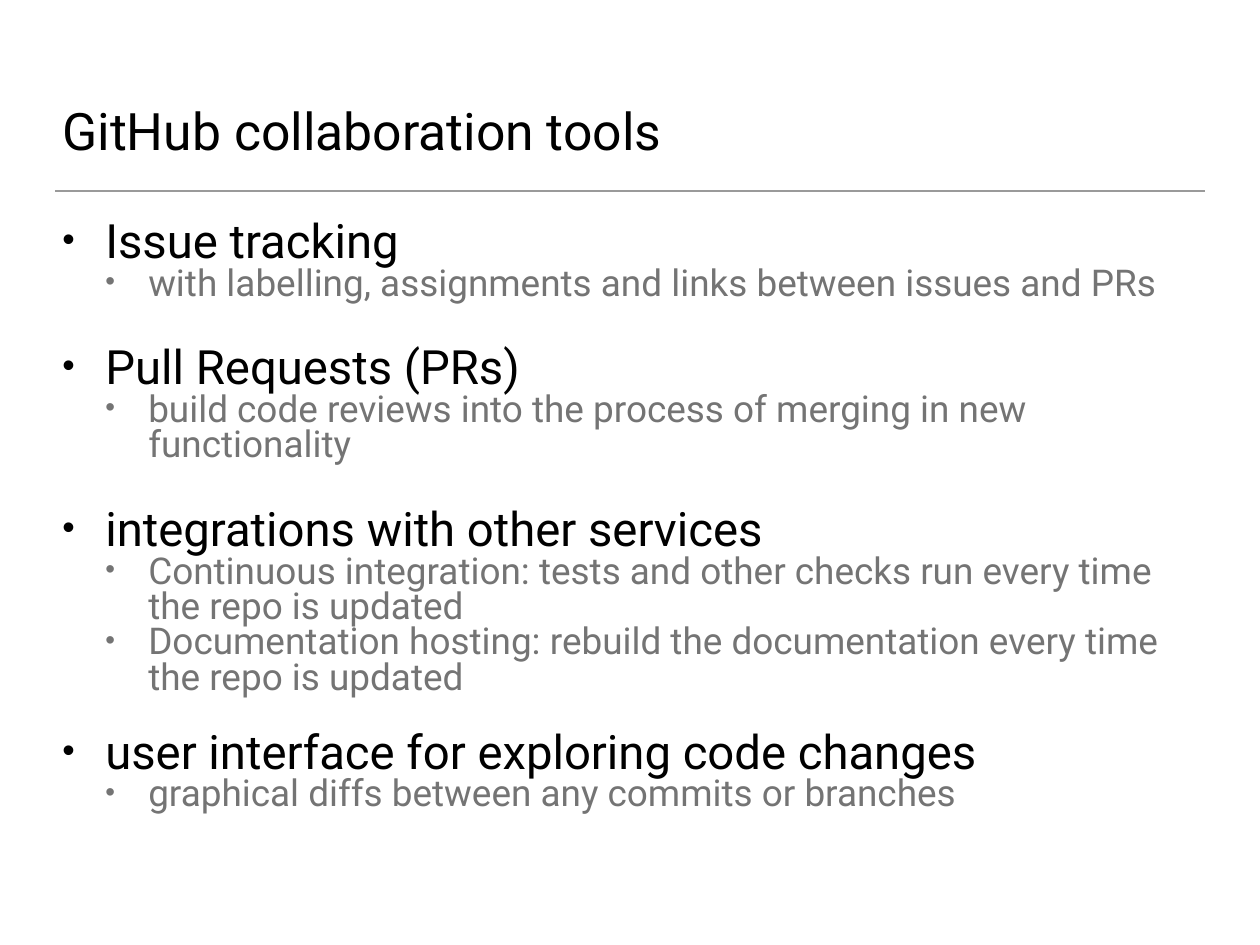
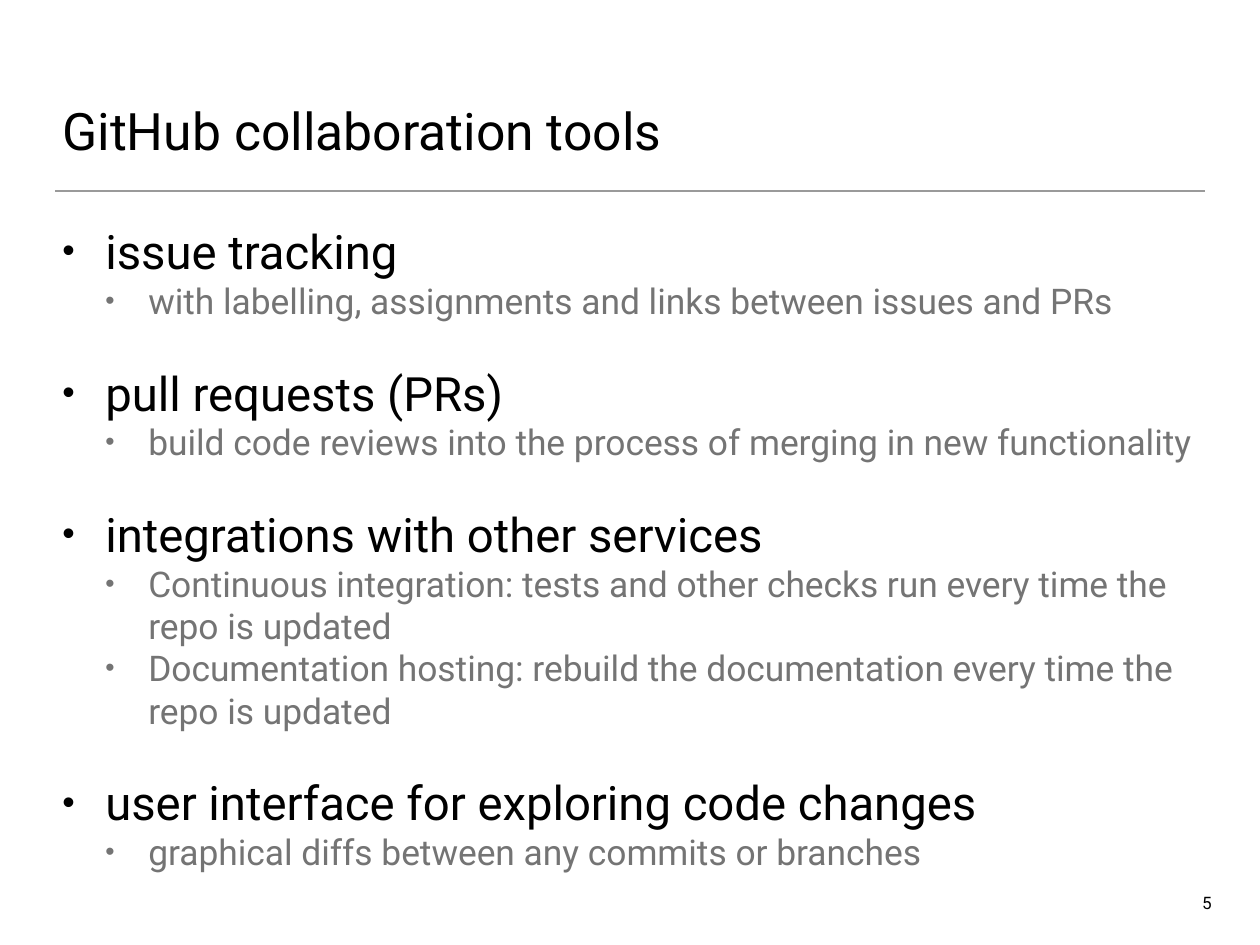
Before and after one commit to UWSEDS/lecture-materials, a slide deck: slide 5 of 04_jupyter_and_python_intro/04_git_intro.pptx (slide 6 before the commit). Drawn at 1260x945 pixels with LibreOffice and Linux fonts; fonts in the diff are those of the drawing. Boxes give left, top, right and bottom in pixels: in the first picture for what was removed or moved away, otherwise in the second. Text is boxed around its words. In the diff, an @@ line names an element or a change of style, - is before the commit and + after.

```diff
--- a/04_jupyter_and_python_intro/04_git_intro.pptx
+++ b/04_jupyter_and_python_intro/04_git_intro.pptx
@@ text at bbox=[105, 233, 397, 279]: text changed @@
-• Issue tracking
+• issue tracking
@@ text at bbox=[105, 373, 503, 422]: text changed @@
-• Pull Requests (PRs)
+• pull requests (PRs)
@@ text at bbox=[105, 428, 1191, 873]: size 21 to 20.1 pt in "with labelling, assignments and links between issues ...", "build code reviews into the process of ...", "Continuous integration: tests and other checks run ...", "Documentation hosting: rebuild the documentation every time ..." and 1 more places; line spacing 0.8 to 1 @@
@@ page number added at bbox=[1202, 896, 1212, 909], 9.8 pt, text #000000 @@
+5
```
Also in this commit, not shown: 21 other slides changed, 1 slide removed.
